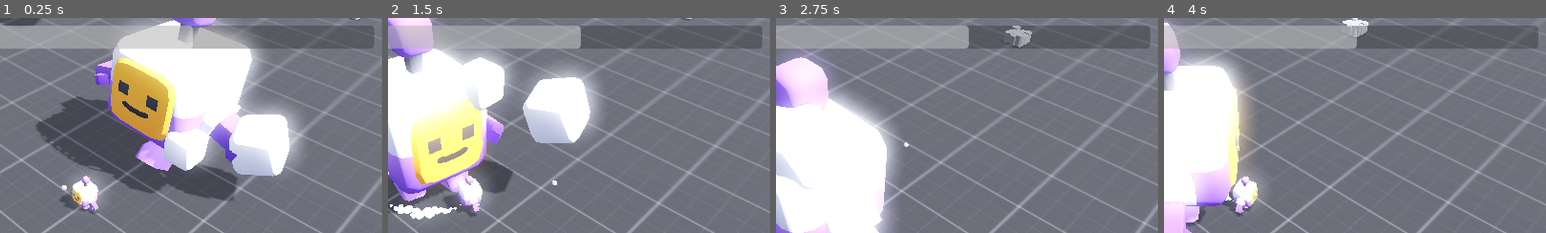
Above: before the commit, frames 1-4 (left to right).
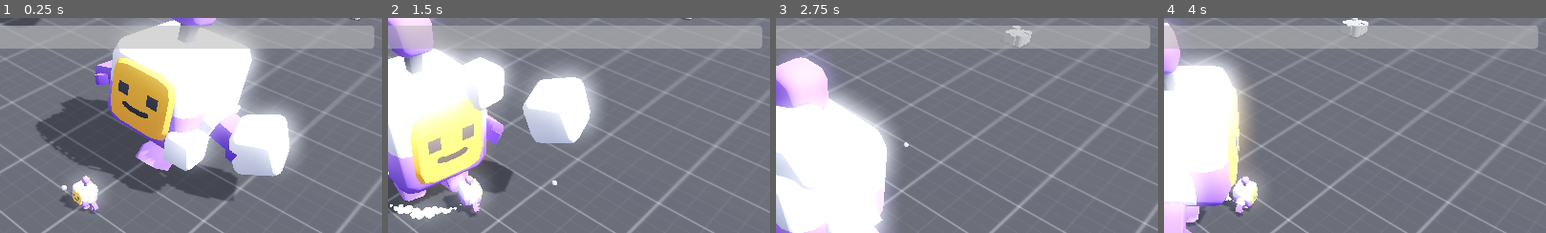
Above: after the commit, the same moments.

Repository: JejeB/Bosh_Rush_Game_Jam
Game: Godot game, scene res://scenes/main.tscn
The game is run twice, just before and just after one commit, with the same random seed, the same clock (stepped at 60 frames per second) and the same inputs.
Inputs (mouse positions are % of the whole screen's width and height, from its top left):
- Up to frame 1 (0.25 s): no input
- Up to frame 2 (1.5 s): move the mouse to (72, 45) at 0.52 s; hold D (move_right) 0.53-1.28 s; click (72, 45) at 0.6 s; move the mouse to (30, 55) at 1.27 s; hold S (move_back) from 1.28 s (still down); tap Q (swap_button) at 1.35 s
- Up to frame 3 (2.75 s): move the mouse to (60, 28) at 2.02 s; release S (move_back) at 2.03 s; hold D (move_right) from 2.03 s (still down); click (60, 28) at 2.1 s
- Up to frame 4 (4 s): move the mouse to (45, 70) at 2.77 s; release D (move_right) at 2.78 s; hold W (move_forward) 2.78-3.53 s; tap Q (swap_button) at 2.85 s; click (45, 70) at 2.92 s; move the mouse to (80, 65) at 3.52 s; hold A (move_left) from 3.53 s (still down); click (80, 65) at 3.6 s
The pictures show only the part of the screen within x 39-89%, y 6-56%; the shares and areas given below are measured in that part.

The runs differ from the first frame. In frame 1, 5.1% of the frame differs, in the area x 50-98%, y 3-15%; in frame 2, 5.1%; in frame 3, 5.1%; in frame 4, 5.1%.

Commit message:
add boss life to 100

Diff:
--- a/scenes/main.tscn
+++ b/scenes/main.tscn
@@ -143,7 +143,7 @@
 offset_top = 59.0
 offset_right = 1126.0
 offset_bottom = 98.0
-value = 70.0
+value = 100.0
 show_percentage = false
 
 [node name="Player" type="Node" parent="CanvasLayer"]
